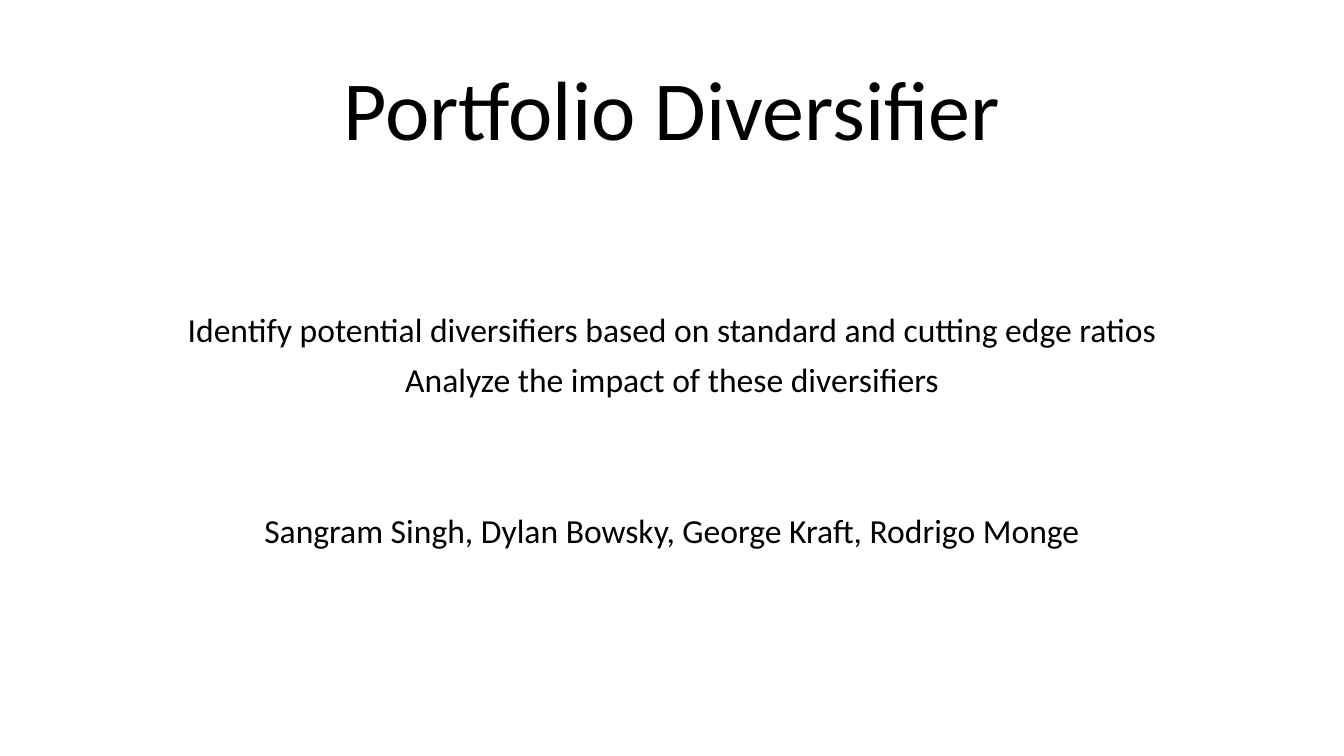
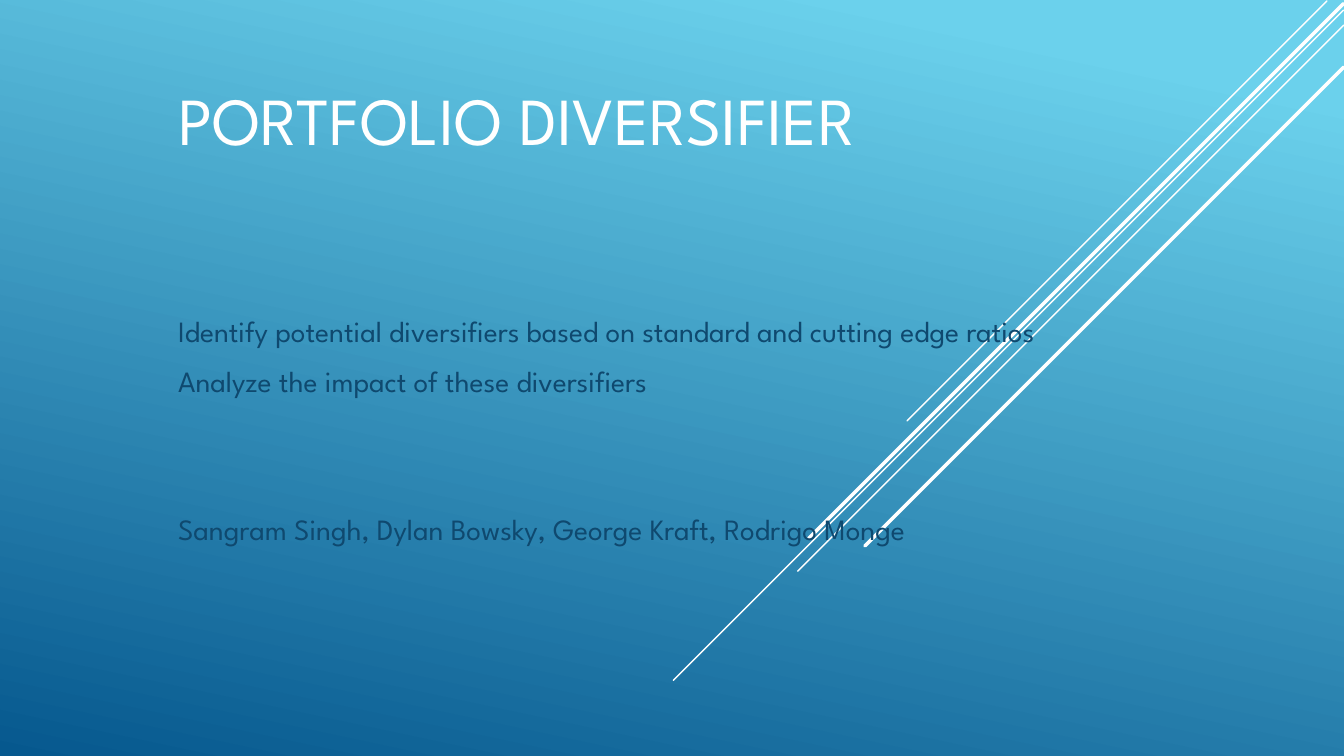
Before and after one commit to sangramsinghg/portfolio_diversifier, a slide deck: slide 1 of Portfolio_Diversifer.pptx. Drawn at 1344x756 pixels with LibreOffice and Linux fonts; fonts in the diff are those of the drawing. Boxes give left, top, right and bottom in pixels: in the first picture for what was removed or moved away, otherwise in the second. Text is boxed around its words. In the diff, an @@ line names an element or a change of style, - is before the commit and + after.

```diff
--- a/Portfolio_Diversifer.pptx
+++ b/Portfolio_Diversifer.pptx
@@ background #FFFFFF to gradient #6ED2EB to #06588E @@
@@ line added from (1344, 10) to (674, 681), #FFFFFF 1 pt @@
@@ line added from (1344, 25) to (798, 572), #FFFFFF 1 pt @@
@@ line added from (1344, 4) to (809, 538), #FFFFFF 2.5 pt @@
@@ line added from (1327, 1) to (907, 421), #FFFFFF 1 pt @@
@@ line added from (1344, 68) to (865, 546), #FFFFFF 2.5 pt @@
@@ title at (178,100,855,146): text changed; size 60 to 48 pt; font Calibri to League Spartan; text colour #000000 to #FFFFFF @@
-Portfolio Diversifier
+PORTFOLIO DIVERSIFIER
@@ subtitle "Identify potential diversifiers based on ..." at (178,313,1034,550): size 24 to 21 pt, font Calibri to League Spartan, text colour #000000 to #0F496F; alignment centre to left; line spacing 0.9 to 1 @@
```
Also in this commit, not shown: 10 other slides changed, 7 slides added, 7 slides removed.
